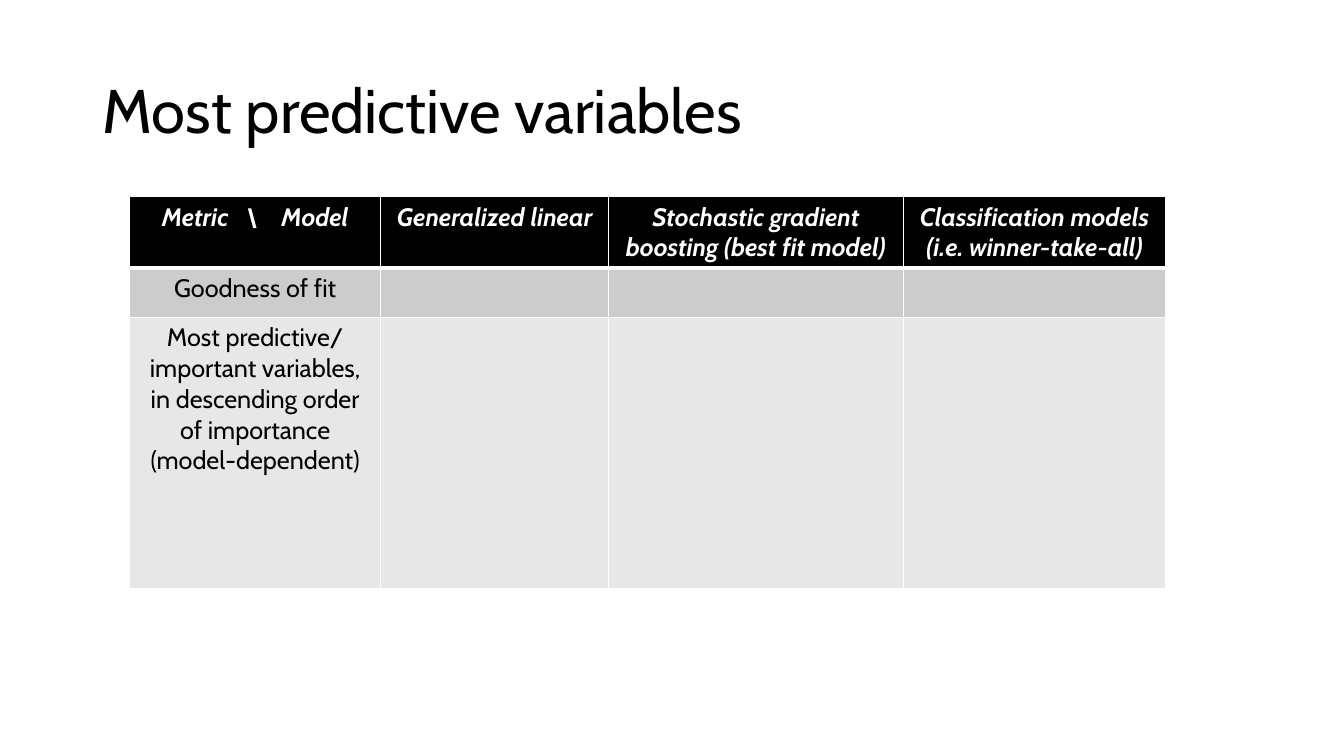
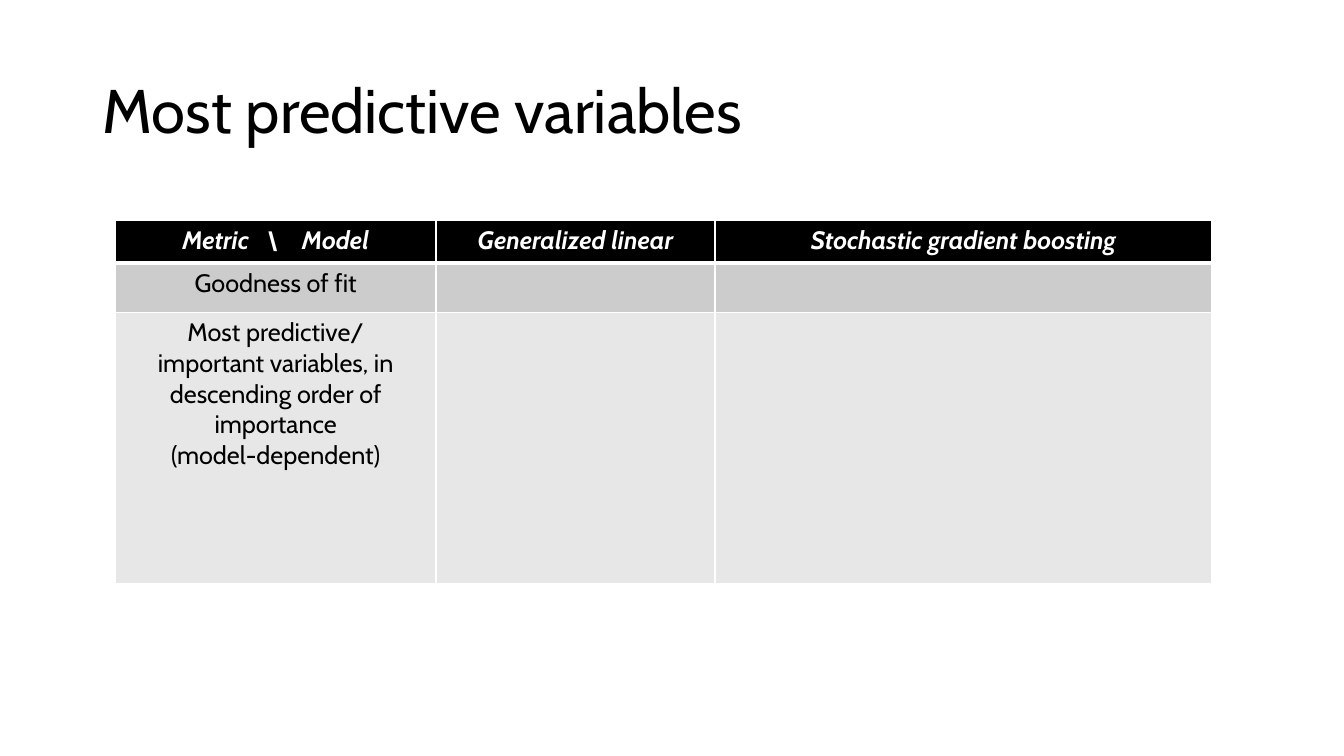
Before and after one commit to mosew/math650, a slide deck: slide 32 of votes/2000/Predicting 2000 Presidential Election Results.pptx (slide 30 before the commit). Drawn at 1344x756 pixels with LibreOffice and Linux fonts; fonts in the diff are those of the drawing. Boxes give left, top, right and bottom in pixels: in the first picture for what was removed or moved away, otherwise in the second. Text is boxed around its words. In the diff, an @@ line names an element or a change of style, - is before the commit and + after.

```diff
--- a/votes/2000/Predicting 2000 Presidential Election Results.pptx
+++ b/votes/2000/Predicting 2000 Presidential Election Results.pptx
@@ table at <box>115,220,1212,583</box> @@
-column 3: Stochastic gradient boosting (best fit model) |  | 
-column 4: Classification models / (i.e. winner-take-all) |  | 
+column 3: Stochastic gradient boosting |  | 
@@ table: place and size @@
-table at <box>130,197,1167,588</box>
+table at <box>115,220,1212,583</box>
```
Also in this commit, not shown: 7 other slides changed, 2 slides added, 1 slide removed, 7 other files.
